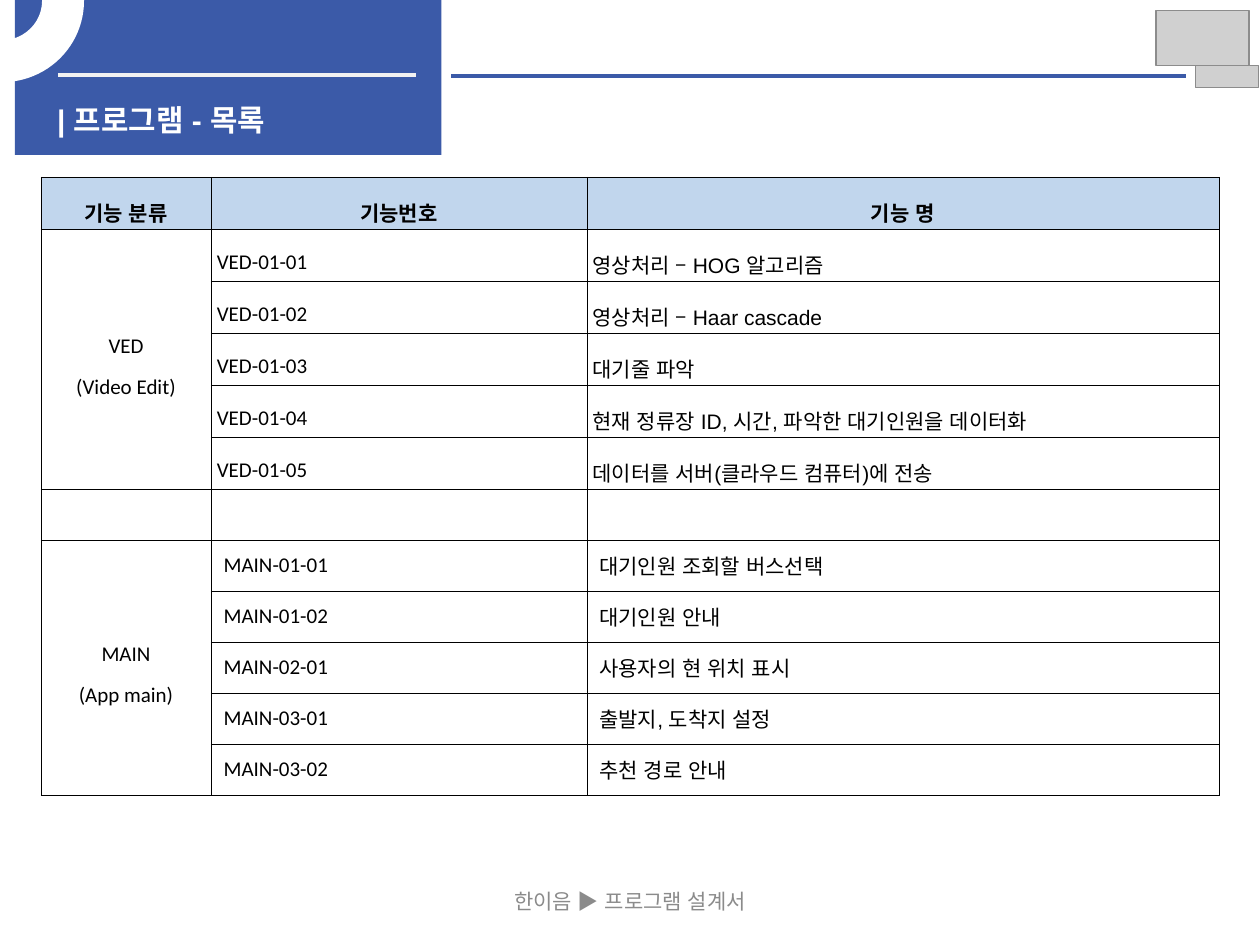
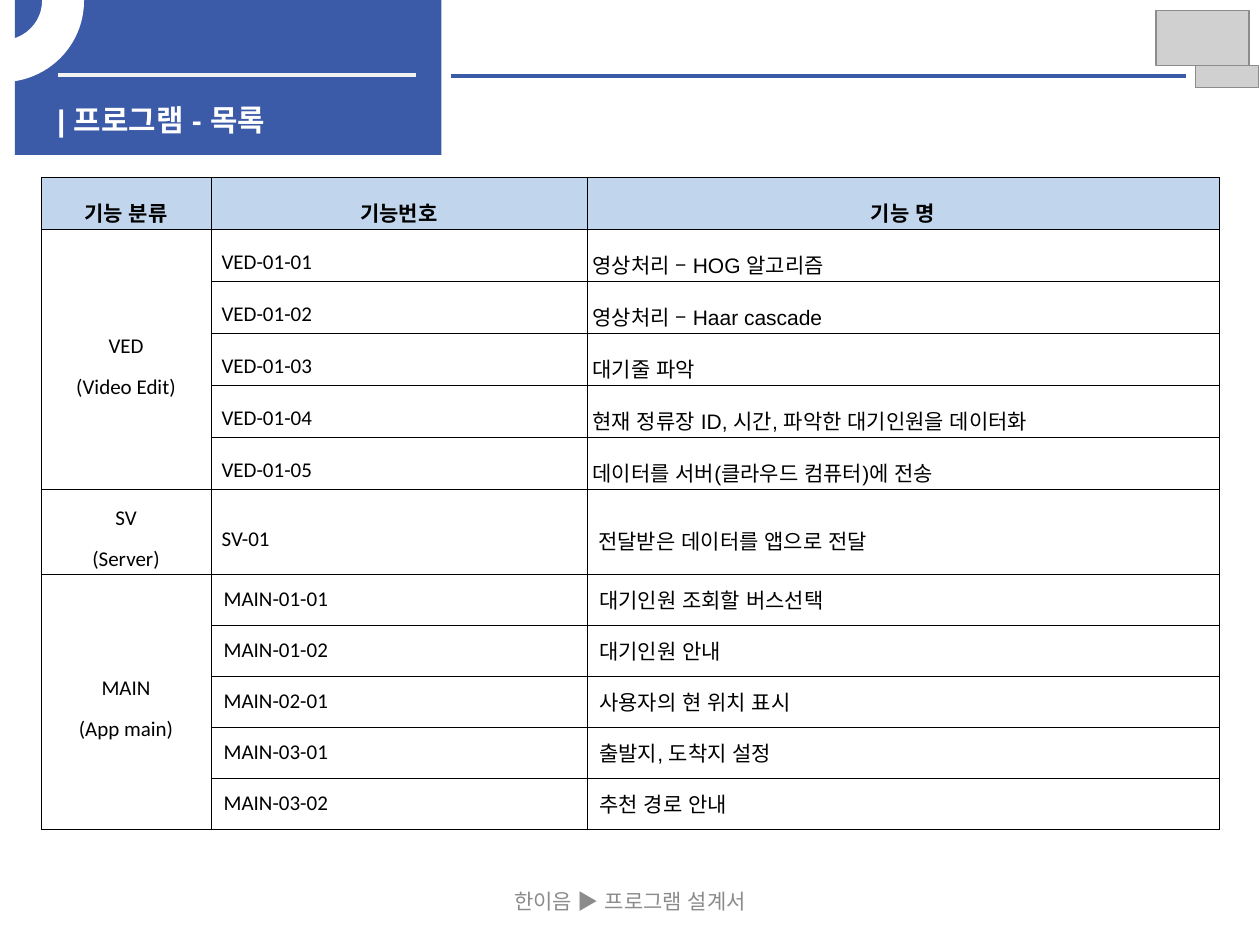
Before and after one commit to woojin1027/THE-FACO, a slide deck: slide 18 of 중간보고서/중간보고서.pptx (slide 14 before the commit). Drawn at 1260x945 pixels with LibreOffice and Linux fonts; fonts in the diff are those of the drawing; grey boxes stand for pictures. Boxes give left, top, right and bottom in pixels: in the first picture for what was removed or moved away, otherwise in the second. Text is boxed around its words. In the diff, an @@ line names an element or a change of style, - is before the commit and + after.

```diff
--- a/중간보고서/중간보고서.pptx
+++ b/중간보고서/중간보고서.pptx
@@ table at (42, 178, 1220, 819) @@
-row 7:  |  | 
+row 7: SV / (Server) | SV-01 | 전달받은 데이터를 앱으로 전달
```
Also in this commit, not shown: 3 other slides changed, 5 slides added.
